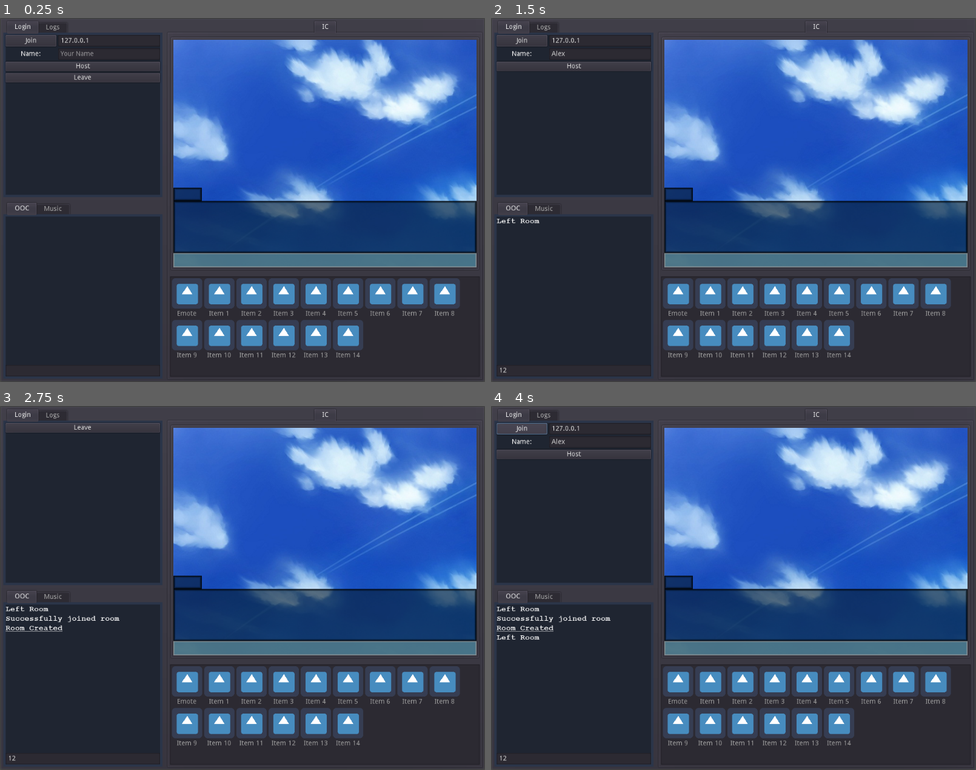
Above: before the commit, frames 1-4 (two rows, left to right).
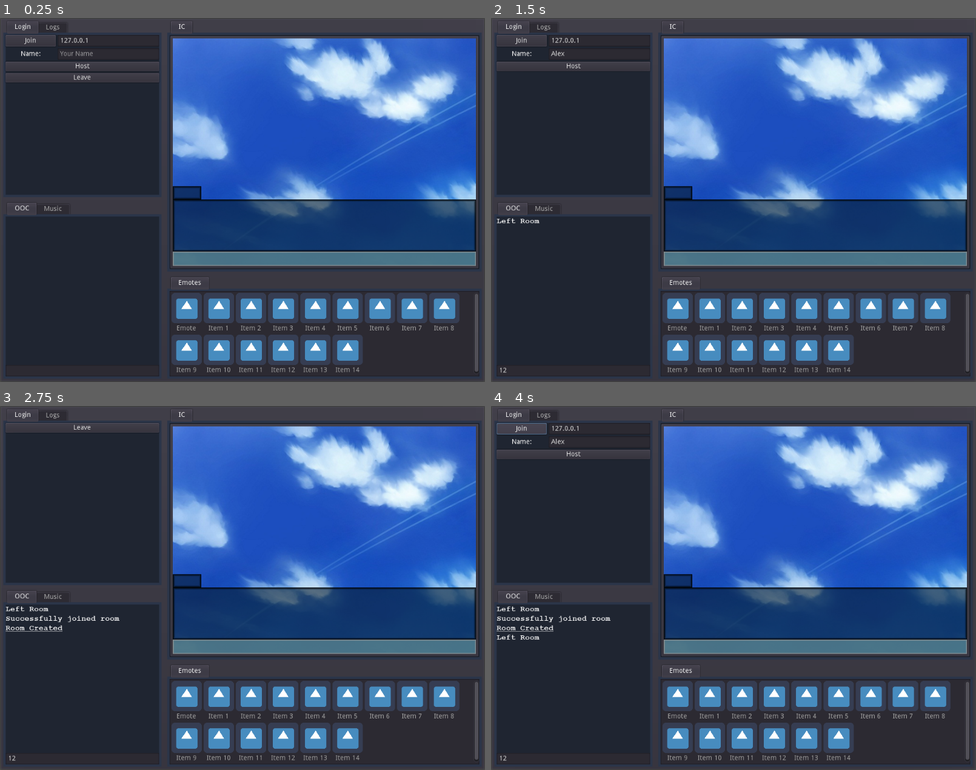
Above: after the commit, the same moments.

Repository: Crystalwarrior/GodotAO
Game: Godot game, scene res://ChatRoom.tscn
Same seed, same stepped clock (60 frames per second), same inputs: the game is played once before the commit and once after it. The engine's default icon, where the game draws it, is replaced by a stand-in: a white triangle on a blue panel in a dark square.
Inputs (mouse positions are in pixels of both pictures, inside the frame that each line leads up to):
- Up to frame 1 (0.25 s): no input
- Up to frame 2 (1.5 s): click (602, 54) at 0.52 s; type "Alex" at 0.6 s; click (573, 371) at 0.75 s; type "12" at 0.83 s; click "Leave" at 1.25 s
- Up to frame 3 (2.75 s): click "Host" at 2 s
- Up to frame 4 (4 s): click "Leave" at 2.75 s; click "Join" at 3.5 s

The runs differ from the first frame. In frame 1, 12% of the frame differs, in the area x 5-100%, y 1-99%; in frame 2, 12%; in frame 3, 12%; in frame 4, 12%.

Commit message:
Make customization feel EXTRA SPICY by making more tab containers

Diff:
--- a/ChatRoom.tscn
+++ b/ChatRoom.tscn
@@ -58,12 +58,13 @@
 margin_bottom = 754.0
 
 [node name="VSplit" type="VSplitContainer" parent="PanelContainer/MainWindow/HSplit"]
-margin_right = 336.0
+margin_right = 334.0
 margin_bottom = 754.0
 size_flags_horizontal = 3
 
 [node name="Info" type="TabContainer" parent="PanelContainer/MainWindow/HSplit/VSplit"]
-margin_right = 336.0
+editor/display_folded = true
+margin_right = 334.0
 margin_bottom = 371.0
 rect_min_size = Vector2( 230, 0 )
 size_flags_horizontal = 3
@@ -84,18 +85,18 @@
 script = ExtResource( 4 )
 
 [node name="JoinBox" type="HBoxContainer" parent="PanelContainer/MainWindow/HSplit/VSplit/Info/Login"]
-margin_right = 326.0
+margin_right = 324.0
 margin_bottom = 24.0
 
 [node name="JoinButton2" type="Button" parent="PanelContainer/MainWindow/HSplit/VSplit/Info/Login/JoinBox"]
-margin_right = 107.0
+margin_right = 106.0
 margin_bottom = 24.0
 size_flags_horizontal = 3
 text = "Join"
 
 [node name="Input" type="LineEdit" parent="PanelContainer/MainWindow/HSplit/VSplit/Info/Login/JoinBox"]
-margin_left = 111.0
-margin_right = 326.0
+margin_left = 110.0
+margin_right = 324.0
 margin_bottom = 24.0
 size_flags_horizontal = 3
 size_flags_stretch_ratio = 2.0
@@ -103,20 +104,20 @@
 
 [node name="NameBox" type="HBoxContainer" parent="PanelContainer/MainWindow/HSplit/VSplit/Info/Login"]
 margin_top = 28.0
-margin_right = 326.0
+margin_right = 324.0
 margin_bottom = 52.0
 
 [node name="Label" type="Label" parent="PanelContainer/MainWindow/HSplit/VSplit/Info/Login/NameBox"]
 margin_top = 5.0
-margin_right = 107.0
+margin_right = 106.0
 margin_bottom = 19.0
 size_flags_horizontal = 3
 text = "Name:"
 align = 1
 
 [node name="Input" type="LineEdit" parent="PanelContainer/MainWindow/HSplit/VSplit/Info/Login/NameBox"]
-margin_left = 111.0
-margin_right = 326.0
+margin_left = 110.0
+margin_right = 324.0
 margin_bottom = 24.0
 size_flags_horizontal = 3
 size_flags_stretch_ratio = 2.0
@@ -125,13 +126,13 @@
 
 [node name="HostButton" type="Button" parent="PanelContainer/MainWindow/HSplit/VSplit/Info/Login"]
 margin_top = 56.0
-margin_right = 326.0
+margin_right = 324.0
 margin_bottom = 76.0
 text = "Host"
 
 [node name="LeaveButton" type="Button" parent="PanelContainer/MainWindow/HSplit/VSplit/Info/Login"]
 margin_top = 80.0
-margin_right = 326.0
+margin_right = 324.0
 margin_bottom = 100.0
 text = "Leave"
 
@@ -162,8 +163,9 @@
 selection_enabled = true
 
 [node name="Info2" type="TabContainer" parent="PanelContainer/MainWindow/HSplit/VSplit"]
+editor/display_folded = true
 margin_top = 383.0
-margin_right = 336.0
+margin_right = 334.0
 margin_bottom = 754.0
 rect_min_size = Vector2( 230, 0 )
 size_flags_horizontal = 3
@@ -184,7 +186,7 @@
 script = ExtResource( 10 )
 
 [node name="Text" type="RichTextLabel" parent="PanelContainer/MainWindow/HSplit/VSplit/Info2/OOC"]
-margin_right = 326.0
+margin_right = 324.0
 margin_bottom = 309.0
 focus_mode = 2
 size_flags_vertical = 3
@@ -200,7 +202,7 @@
 
 [node name="Input" type="LineEdit" parent="PanelContainer/MainWindow/HSplit/VSplit/Info2/OOC"]
 margin_top = 313.0
-margin_right = 326.0
+margin_right = 324.0
 margin_bottom = 337.0
 
 [node name="Music" type="VBoxContainer" parent="PanelContainer/MainWindow/HSplit/VSplit/Info2"]
@@ -228,26 +230,34 @@
 scroll_following = true
 selection_enabled = true
 
-[node name="View" type="TabContainer" parent="PanelContainer/MainWindow/HSplit"]
-margin_left = 348.0
+[node name="IC" type="VSplitContainer" parent="PanelContainer/MainWindow/HSplit"]
+margin_left = 346.0
 margin_right = 1010.0
 margin_bottom = 754.0
+size_flags_horizontal = 3
+
+[node name="Info3" type="TabContainer" parent="PanelContainer/MainWindow/HSplit/IC"]
+editor/display_folded = true
+margin_right = 664.0
+margin_bottom = 528.0
+size_flags_horizontal = 3
+size_flags_vertical = 3
+custom_styles/panel = ExtResource( 2 )
+tab_align = 0
 drag_to_rearrange_enabled = true
-
-[node name="IC" type="VSplitContainer" parent="PanelContainer/MainWindow/HSplit/View"]
-anchor_right = 1.0
-anchor_bottom = 1.0
-margin_left = 4.0
-margin_top = 32.0
-margin_right = -4.0
-margin_bottom = -4.0
-
-[node name="Panel" type="PanelContainer" parent="PanelContainer/MainWindow/HSplit/View/IC"]
-margin_right = 654.0
-margin_bottom = 494.0
-size_flags_horizontal = 3
-
-[node name="Sprite" type="TextureRect" parent="PanelContainer/MainWindow/HSplit/View/IC/Panel"]
+script = ExtResource( 3 )
+
+[node name="IC" type="PanelContainer" parent="PanelContainer/MainWindow/HSplit/IC/Info3"]
+editor/display_folded = true
+anchor_right = 1.0
+anchor_bottom = 1.0
+margin_left = 5.0
+margin_top = 29.0
+margin_right = -5.0
+margin_bottom = -5.0
+size_flags_horizontal = 3
+
+[node name="Sprite" type="TextureRect" parent="PanelContainer/MainWindow/HSplit/IC/Info3/IC"]
 margin_left = 7.0
 margin_top = 7.0
 margin_right = 647.0
@@ -255,7 +265,7 @@
 texture = SubResource( 4 )
 stretch_mode = 6
 
-[node name="Say" type="VBoxContainer" parent="PanelContainer/MainWindow/HSplit/View/IC/Panel"]
+[node name="Say" type="VBoxContainer" parent="PanelContainer/MainWindow/HSplit/IC/Info3/IC"]
 editor/display_folded = true
 margin_left = 7.0
 margin_top = 7.0
@@ -268,26 +278,26 @@
 alignment = 2
 script = ExtResource( 11 )
 
-[node name="Box" type="VBoxContainer" parent="PanelContainer/MainWindow/HSplit/View/IC/Panel/Say"]
+[node name="Box" type="VBoxContainer" parent="PanelContainer/MainWindow/HSplit/IC/Info3/IC/Say"]
 margin_top = 312.0
 margin_right = 640.0
 margin_bottom = 450.0
 custom_constants/separation = 0
 
-[node name="Name" type="PanelContainer" parent="PanelContainer/MainWindow/HSplit/View/IC/Panel/Say/Box"]
+[node name="Name" type="PanelContainer" parent="PanelContainer/MainWindow/HSplit/IC/Info3/IC/Say/Box"]
 margin_right = 60.0
 margin_bottom = 28.0
 rect_min_size = Vector2( 60, 28 )
 size_flags_horizontal = 0
 custom_styles/panel = SubResource( 2 )
 
-[node name="Text" type="Label" parent="PanelContainer/MainWindow/HSplit/View/IC/Panel/Say/Box/Name"]
+[node name="Text" type="Label" parent="PanelContainer/MainWindow/HSplit/IC/Info3/IC/Say/Box/Name"]
 margin_left = 5.0
 margin_top = 7.0
 margin_right = 55.0
 margin_bottom = 21.0
 
-[node name="Display" type="Panel" parent="PanelContainer/MainWindow/HSplit/View/IC/Panel/Say/Box"]
+[node name="Display" type="Panel" parent="PanelContainer/MainWindow/HSplit/IC/Info3/IC/Say/Box"]
 margin_top = 28.0
 margin_right = 640.0
 margin_bottom = 138.0
@@ -297,7 +307,7 @@
 "_edit_group_": true
 }
 
-[node name="Text" type="RichTextLabel" parent="PanelContainer/MainWindow/HSplit/View/IC/Panel/Say/Box/Display"]
+[node name="Text" type="RichTextLabel" parent="PanelContainer/MainWindow/HSplit/IC/Info3/IC/Say/Box/Display"]
 anchor_right = 1.0
 anchor_bottom = 1.0
 margin_left = 15.0
@@ -313,7 +323,7 @@
 scroll_following = true
 selection_enabled = true
 
-[node name="Input" type="LineEdit" parent="PanelContainer/MainWindow/HSplit/View/IC/Panel/Say"]
+[node name="Input" type="LineEdit" parent="PanelContainer/MainWindow/HSplit/IC/Info3/IC/Say"]
 margin_top = 450.0
 margin_right = 640.0
 margin_bottom = 480.0
@@ -321,10 +331,25 @@
 size_flags_vertical = 8
 custom_styles/normal = SubResource( 3 )
 
-[node name="ItemList" type="ItemList" parent="PanelContainer/MainWindow/HSplit/View/IC"]
-margin_top = 506.0
-margin_right = 654.0
-margin_bottom = 718.0
+[node name="Info4" type="TabContainer" parent="PanelContainer/MainWindow/HSplit/IC"]
+editor/display_folded = true
+margin_top = 540.0
+margin_right = 664.0
+margin_bottom = 754.0
+size_flags_horizontal = 3
+size_flags_vertical = 3
+custom_styles/panel = ExtResource( 2 )
+tab_align = 0
+drag_to_rearrange_enabled = true
+script = ExtResource( 3 )
+
+[node name="Emotes" type="ItemList" parent="PanelContainer/MainWindow/HSplit/IC/Info4"]
+anchor_right = 1.0
+anchor_bottom = 1.0
+margin_left = 5.0
+margin_top = 24.0
+margin_right = -5.0
+margin_bottom = -5.0
 size_flags_vertical = 3
 items = [ "Emote", ExtResource( 12 ), false, "Item 1", ExtResource( 12 ), false, "Item 2", ExtResource( 12 ), false, "I …(435 unchanged characters)…
 max_columns = 16
@@ -410,8 +435,8 @@
 custom_styles/normal = SubResource( 3 )
 
 [connection signal="ic_logs" from="." to="PanelContainer/MainWindow/HSplit/VSplit/Info/Logs" method="_on_ic_logs"]
-[connection signal="ic_message" from="." to="PanelContainer/MainWindow/HSplit/View/IC/Panel/Say" method="_on_ic_message"]
-[connection signal="ic_name" from="." to="PanelContainer/MainWindow/HSplit/View/IC/Panel/Say" method="_on_ic_name"]
+[connection signal="ic_message" from="." to="PanelContainer/MainWindow/HSplit/IC/Info3/IC/Say" method="_on_ic_message"]
+[connection signal="ic_name" from="." to="PanelContainer/MainWindow/HSplit/IC/Info3/IC/Say" method="_on_ic_name"]
 [connection signal="login" from="." to="PanelContainer/MainWindow/HSplit/VSplit/Info/Login" method="_on_login"]
 [connection signal="logout" from="." to="PanelContainer/MainWindow/HSplit/VSplit/Info/Login" method="_on_logout"]
 [connection signal="ooc_message" from="." to="PanelContainer/MainWindow/HSplit/VSplit/Info2/OOC" method="_on_ooc_message"]
@@ -426,7 +451,7 @@
 [connection signal="button_up" from="PanelContainer/MainWindow/HSplit/VSplit/Info/Login/LeaveButton" to="." method="_on_LeaveButton_button_up"]
 [connection signal="message_sent" from="PanelContainer/MainWindow/HSplit/VSplit/Info2/OOC" to="." method="send_ooc_message"]
 [connection signal="text_entered" from="PanelContainer/MainWindow/HSplit/VSplit/Info2/OOC/Input" to="PanelContainer/MainWindow/HSplit/VSplit/Info2/OOC" method="_on_Input_text_entered"]
-[connection signal="message_sent" from="PanelContainer/MainWindow/HSplit/View/IC/Panel/Say" to="." method="send_ic_message"]
-[connection signal="text_entered" from="PanelContainer/MainWindow/HSplit/View/IC/Panel/Say/Input" to="PanelContainer/MainWindow/HSplit/View/IC/Panel/Say" method="_on_Input_text_entered"]
+[connection signal="message_sent" from="PanelContainer/MainWindow/HSplit/IC/Info3/IC/Say" to="." method="send_ic_message"]
+[connection signal="text_entered" from="PanelContainer/MainWindow/HSplit/IC/Info3/IC/Say/Input" to="PanelContainer/MainWindow/HSplit/IC/Info3/IC/Say" method="_on_Input_text_entered"]
 [connection signal="message_sent" from="Viewport/Node2D/Say" to="." method="send_ic_message"]
 [connection signal="text_entered" from="Viewport/Node2D/Say/Input" to="Viewport/Node2D/Say" method="_on_Input_text_entered"]
